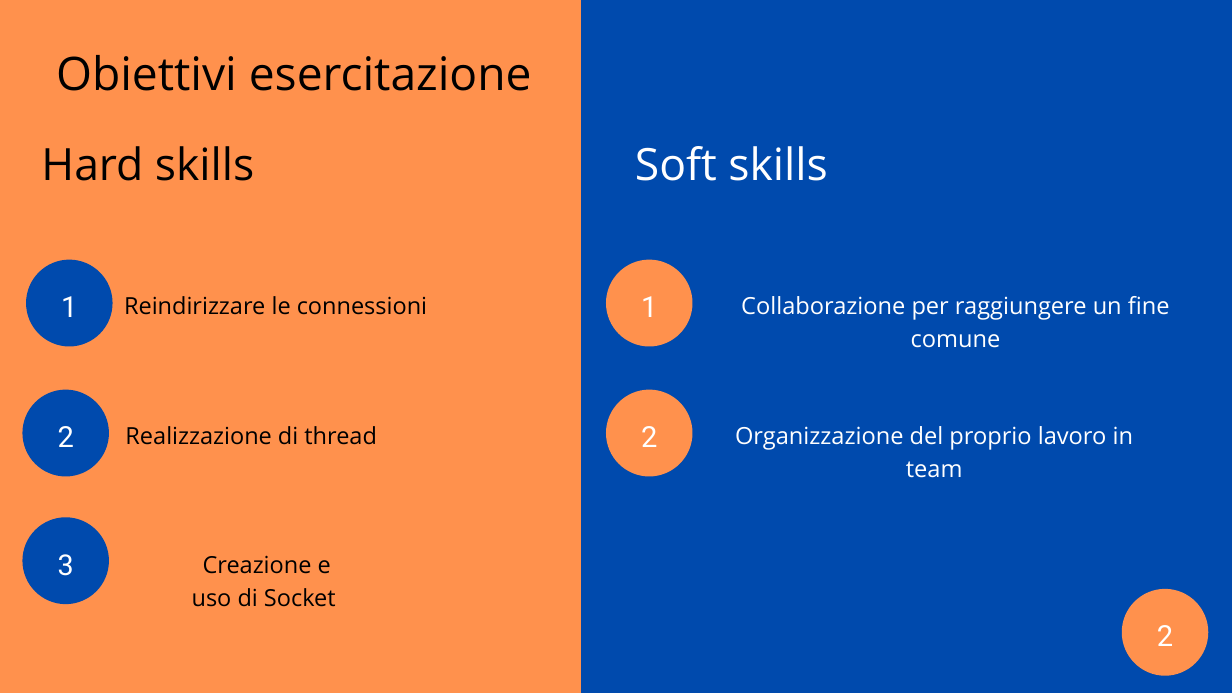
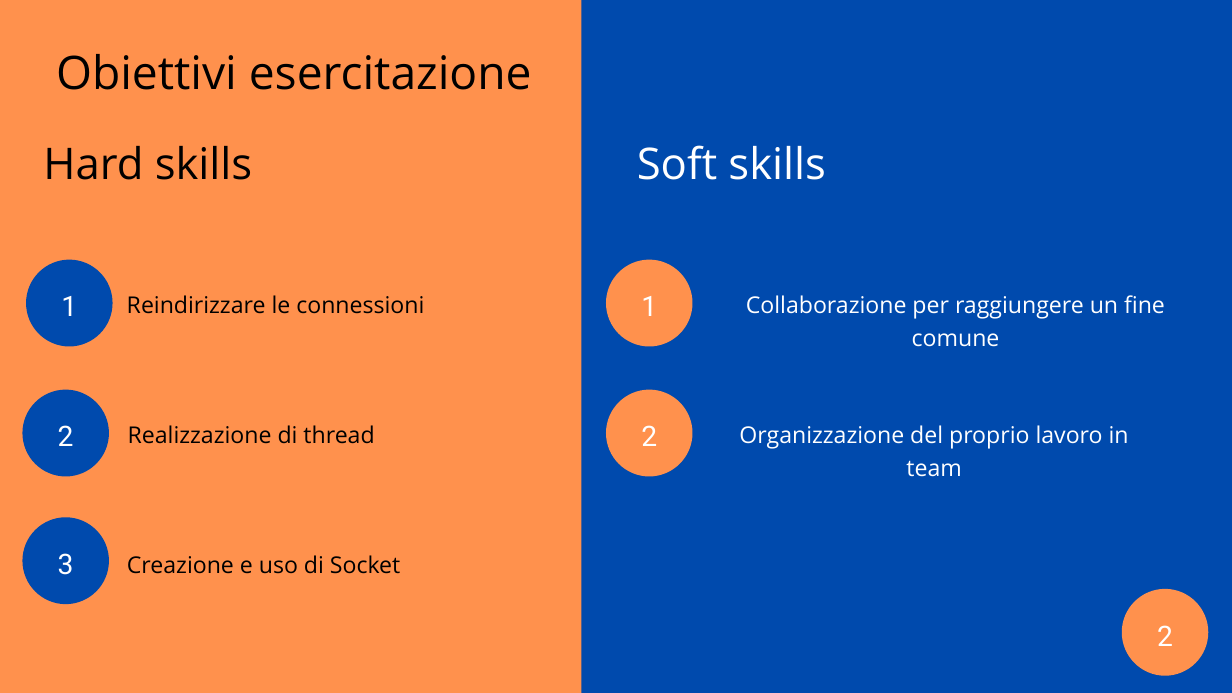
Before and after one commit to ilcors-dev/gruppo-reti, a slide deck: slide 2 of esercitazione_1/documents/Esercitazione 1.pptx. Drawn at 1232x693 pixels with LibreOffice and Linux fonts; fonts in the diff are those of the drawing. Boxes give left, top, right and bottom in pixels: in the first picture for what was removed or moved away, otherwise in the second. Text is boxed around its words. In the diff, an @@ line names an element or a change of style, - is before the commit and + after.

```diff
--- a/esercitazione_1/documents/Esercitazione 1.pptx
+++ b/esercitazione_1/documents/Esercitazione 1.pptx
@@ freeform shape removed at [582,0,1232,693] @@
@@ rectangle added at [582,0,1232,693], fill #004AAD @@
@@ text "Hard skills" at [43,146,252,180]: size 52 to 51 pt; line spacing 72.8pt to 72pt @@
@@ text "Soft skills" at [637,145,825,180]: size 52 to 51 pt; line spacing 72.8pt to 72pt @@
@@ text "Collaborazione per raggiungere un fine ..." at [746,295,1165,347]: size 27.6 to 27 pt; line spacing 38.6pt to 38pt @@
@@ size 27.5 to 27 pt; line spacing 38.6pt to 38pt in 3 elements at [127,295,424,314], [127,555,400,574], [128,425,374,444] @@
@@ text "Organizzazione del proprio lavoro in ..." at [739,425,1129,477]: size 27.6 to 27 pt; line spacing 38.6pt to 38pt @@
```
Also in this commit, not shown: 8 other slides changed.
